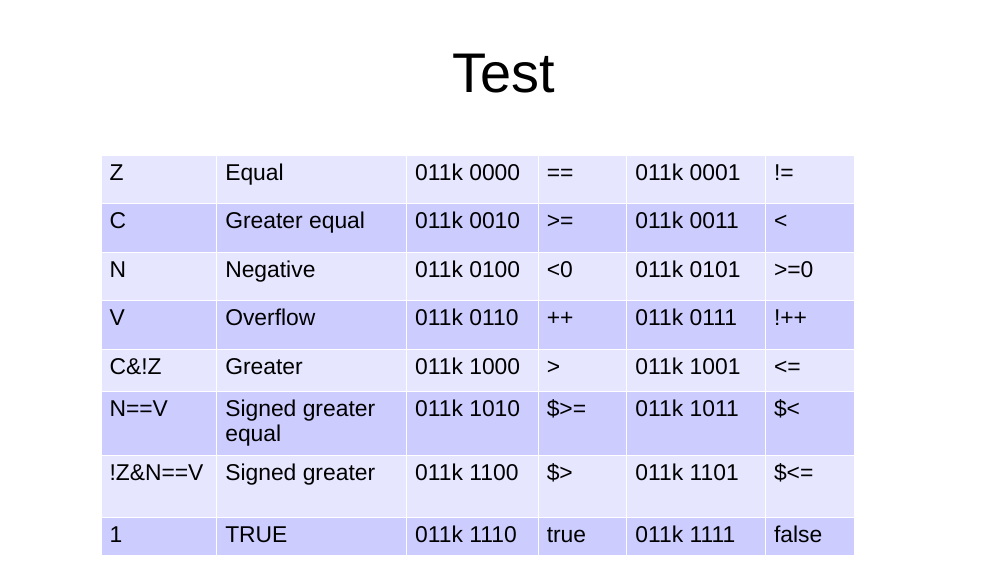
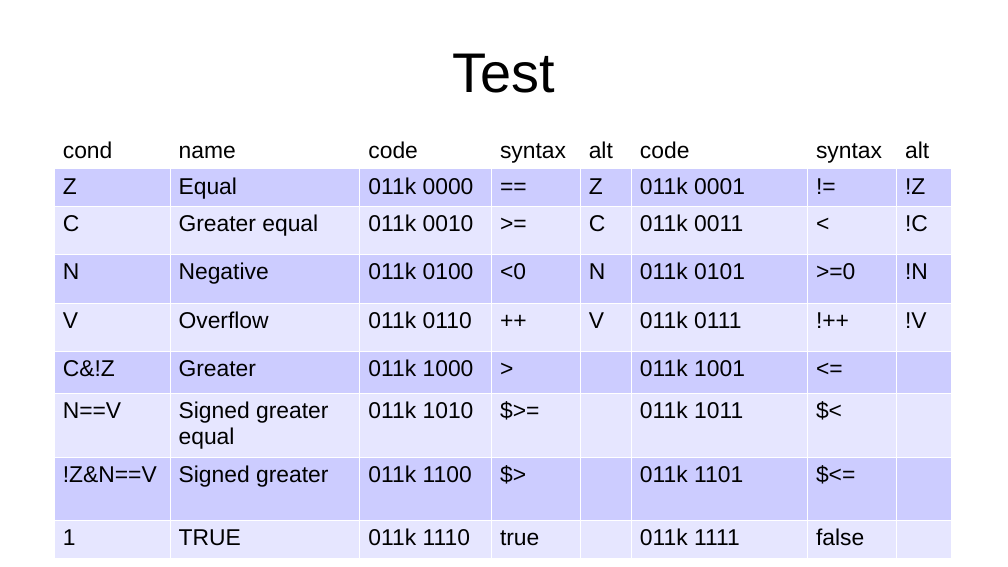
Before and after one commit to jeceljr/baby8, a slide deck: slide 11 of doc/baby8.odp. Drawn at 1008x567 pixels with LibreOffice and Linux fonts; fonts in the diff are those of the drawing. Boxes give left, top, right and bottom in pixels: in the first picture for what was removed or moved away, otherwise in the second. Text is boxed around its words. In the diff, an @@ line names an element or a change of style, - is before the commit and + after.

Commit message:
renamed working registers to U, V and W to free C as an alternative syntax for a test instruction, and replace ! with * for calls

```diff
--- a/doc/baby8.odp
+++ b/doc/baby8.odp
@@ table at <box>54,133,952,551</box> @@
-Z | Equal | 011k 0000 | == | 011k 0001 | !=
-C | Greater equal | 011k 0010 | >= | 011k 0011 | <
-N | Negative | 011k 0100 | <0 | 011k 0101 | >=0
-V | Overflow | 011k 0110 | ++ | 011k 0111 | !++
-C&!Z | Greater | 011k 1000 | > | 011k 1001 | <=
-N==V | Signed greater equal | 011k 1010 | $>= | 011k 1011 | $<
-!Z&N==V | Signed greater | 011k 1100 | $> | 011k 1101 | $<=
-1 | TRUE | 011k 1110 | true | 011k 1111 | false
+cond | name | code | syntax | alt | code | syntax | alt
+Z | Equal | 011k 0000 | == | Z | 011k 0001 | != | !Z
+C | Greater equal | 011k 0010 | >= | C | 011k 0011 | < | !C
+N | Negative | 011k 0100 | <0 | N | 011k 0101 | >=0 | !N
+V | Overflow | 011k 0110 | ++ | V | 011k 0111 | !++ | !V
+C&!Z | Greater | 011k 1000 | > |  | 011k 1001 | <= | 
+N==V | Signed greater equal | 011k 1010 | $>= |  | 011k 1011 | $< | 
+!Z&N==V | Signed greater | 011k 1100 | $> |  | 011k 1101 | $<= | 
+1 | TRUE | 011k 1110 | true |  | 011k 1111 | false | 
@@ table: place and size @@
-table at <box>101,155,854,552</box>
+table at <box>54,133,952,551</box>
```
Also in this commit, not shown: 5 other slides changed, 1 other file.
